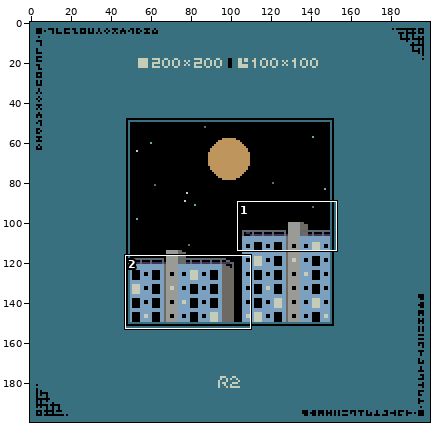
Pixel-art file -- works/landscape/landscape_0006.aseprite. The first picture is a wide view before the edit; the outline marks the close-up.
Close-up. Old version:
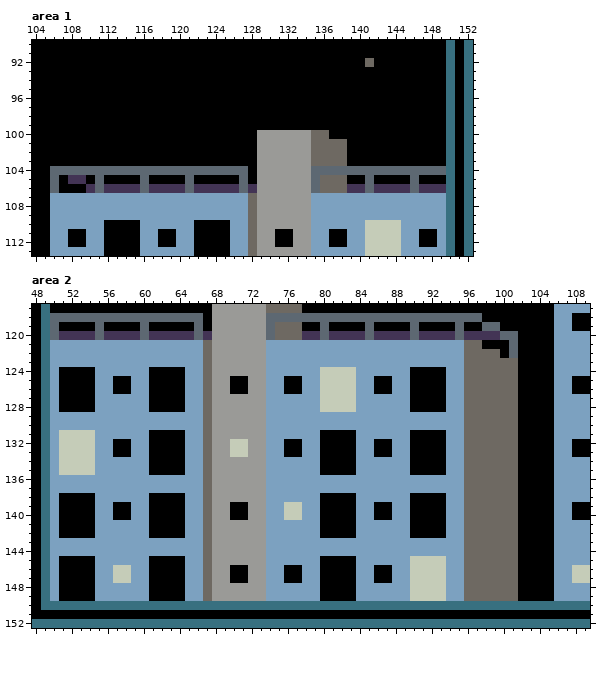
200x200 pixels, 1 frame. Shown: area 1: x 104..152, y 90..113; area 2: x 48..109, y 117..152.
After the commit:
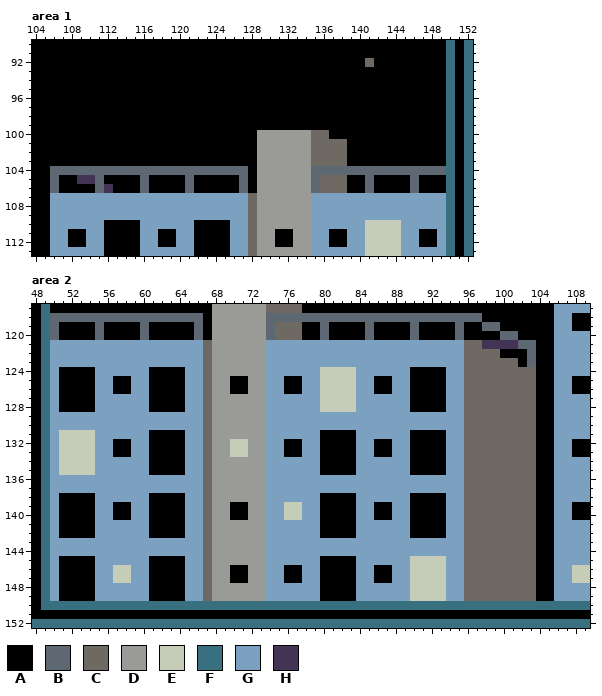
Palette (. is transparent): A #000000  B #5d6872  C #6e6962  D #9a9a97  E #c5ccb8  F #387080  G #7ca1c0  H #433455
From old to new:
Area 1, layer "iron frame":
y 105: x 108 H -> A; x 110 A -> H
y 106: x 110 H -> A; x 113..115 HHH -> AAA; x 117..120 HHHH -> AAAA; x 122..126 HHHHH -> AAAAA; x 128 H -> A; x 139..140 HH -> AA; x 142..145 HHHH -> AAAA; x 147..149 HHH -> AAA
Area 2, layers "iron frame", "body":
y 120: x 51..54 HHHH -> AAAA; x 56..59 HHHH -> AAAA; x 61..65 HHHHH -> AAAAA; x 67 H -> A; x 78..79 HH -> AA; x 81..84 HHHH -> AAAA; x 86..89 HHHH -> AAAA; x 91..94 HHHH -> AAAA; x 96..99 HHHH -> AAAA
y 121: x 98..103 AAABAA -> HHHHBB
y 122: x 101 B -> A; x 103 A -> B
y 123: x 103 A -> B
y 124..149: x 102..103 AA -> CC
Boxes around the changes in both close-ups, in picture pixels (x1, y1, x2, y2):
changed: (68, 175, 257, 193)
changed: (347, 184, 446, 193)
changed: (59, 331, 212, 340)
changed: (302, 331, 536, 601)
